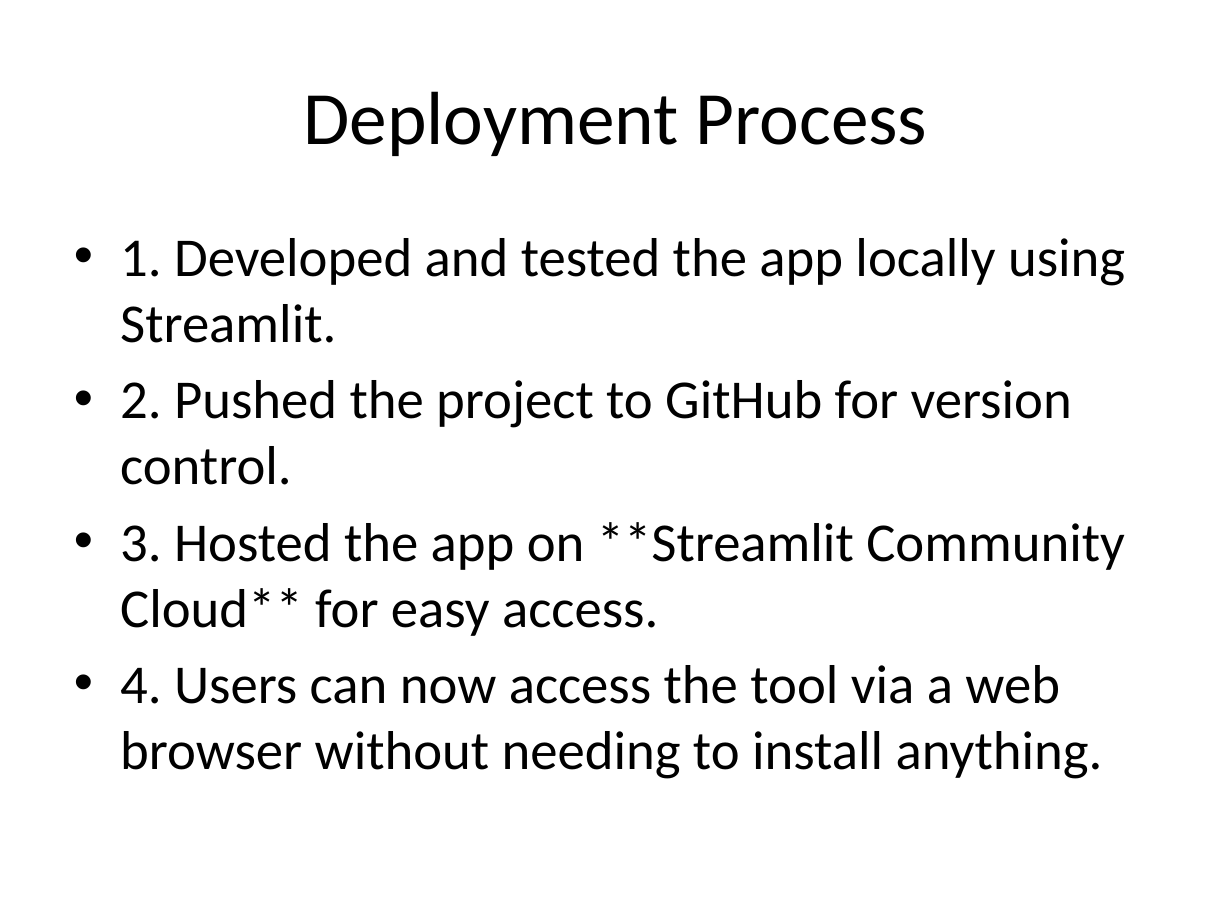
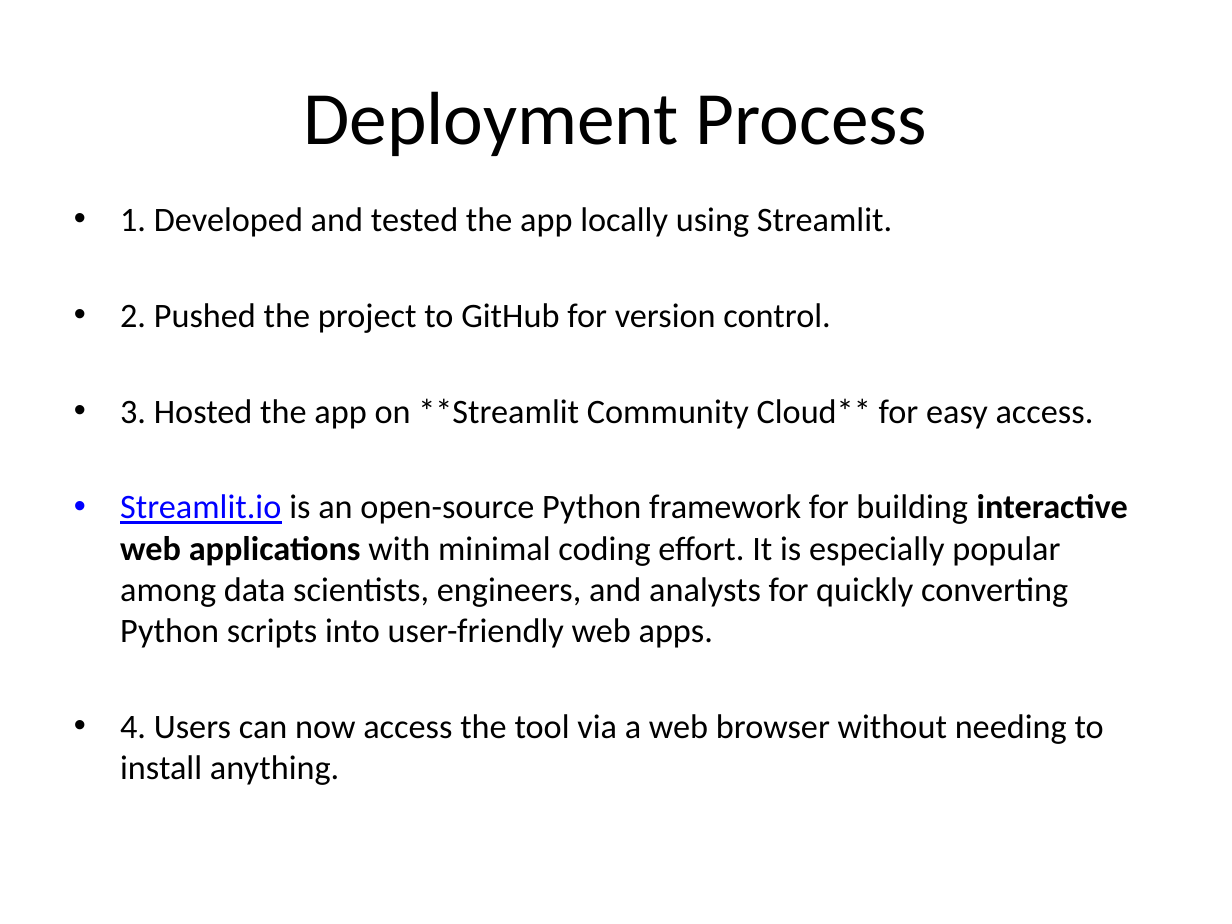
Before and after one commit to gothwalritu/Emission_factor_tool, a slide deck: slide 6 of Emission_Factor_Tool_Presentation.pptx. Drawn at 1232x924 pixels with LibreOffice and Linux fonts; fonts in the diff are those of the drawing. Boxes give left, top, right and bottom in pixels: in the first picture for what was removed or moved away, otherwise in the second. Text is boxed around its words. In the diff, an @@ line names an element or a change of style, - is before the commit and + after.

```diff
--- a/Emission_Factor_Tool_Presentation.pptx
+++ b/Emission_Factor_Tool_Presentation.pptx
@@ text "1. Developed and tested the ...": place and size @@
-text "1. Developed and tested the ..." at (120, 238, 1125, 779)
+text "1. Developed and tested the ..." at (120, 207, 1128, 785)
@@ text at (120, 207, 1104, 785): size 32 to 20 pt in "1. Developed and tested the app locally ...", "2. Pushed the project to GitHub for ...", "3. Hosted the app on **Streamlit Community ...", "4. Users can now access the tool ..."; less space between paragraphs @@
@@ text at (120, 494, 1128, 648): paragraph added @@
+• Streamlit.io is an open-source Python framework for building interactive web applications with minimal coding effort. It is especially popular among data scientists, engineers, and analysts for quickly converting Python scripts into user-friendly web apps.
```
Also in this commit, not shown: 1 other slide changed, 2 other files.
